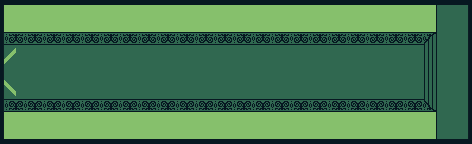
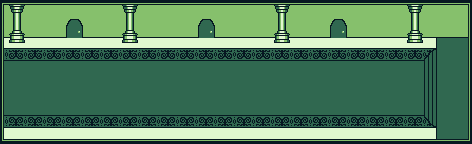
Revision of a layered 472×144 image; what changed, layer by layer:
added layer "doors copy" above "doors copy 2" over [66, 19, 83, 38]
added layer "doors copy 2" above "doors" over [330, 19, 347, 38]
added layer "doors" above "Layer 7 copy 2" over [198, 19, 215, 38]
added layer "Layer 7 copy 2" above "Layer 7 copy" over [407, 5, 423, 43]
added layer "Layer 7 copy" above "Layer 7 copy 3" over [274, 5, 290, 43]
added layer "Layer 7 copy 3" above "Layer 7" over [9, 5, 25, 43]
added layer "Layer 7" above "Layer 6" over [122, 5, 138, 43]
renamed "D" to "Layer 6", painted on it over [2, 3, 470, 141]
removed layer "D1" over [4, 80, 16, 100]
painted on "Layer 5" over [4, 21, 468, 141]
removed layer "Layer 4" over [4, 5, 468, 139]
painted on "Background" over [2, 4, 468, 140]
